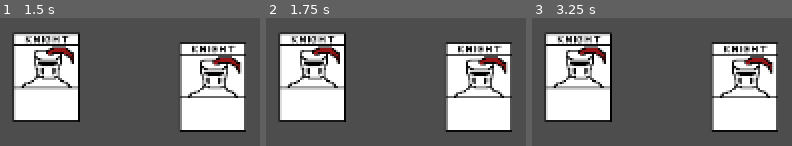
Above: before the commit, frames 1-3 (left to right).
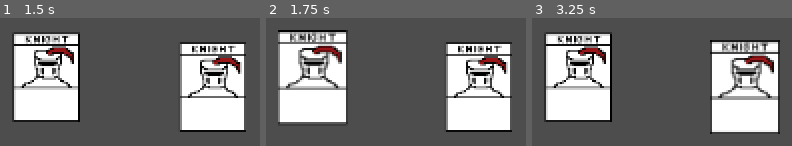
Above: after the commit, the same moments.

Repository: HeavensDivide/Card-Game
Game: Godot game, scene res://Main.tscn
Two runs of this game, one before a commit and one after it. Both use one fixed random seed, a clock stepped at 60 frames per second and the inputs below.
Inputs (mouse positions are in pixels of both pictures, inside the frame that each line leads up to):
- Up to frame 1 (1.5 s): tap Enter at 0.5 s; move the mouse to (outside the picture) at 0.52 s; click (outside the picture) at 0.67 s; tap Space at 1.25 s; drag from (outside the picture) to (46, 76) at 1.27 s
- Up to frame 2 (1.75 s): no input
- Up to frame 3 (3.25 s): tap Enter at 2 s; move the mouse to (outside the picture) at 2.02 s; click (outside the picture) at 2.17 s; tap Space at 2.75 s; drag from (outside the picture) to (745, 87) at 2.77 s

Frame 1 is identical in both runs. In frame 2, 7.7% of the frame differs, in the area x 4-32%, y 9-83%; in frame 3, 7.4%.

Commit message:
Card Hover
Theres a cool looking hover effect

Diff:
--- /dev/null
+++ b/Card.gd
@@ -0,0 +1,19 @@
+extends Node2D
+
+signal hovered
+signal hovered_off
+
+func _ready() -> void:
+	get_parent().connect_card_signals(self)
+
+
+func _process(delta: float) -> void:
+	pass
+
+func _on_area_2d_mouse_entered() -> void:
+	pass # Replace with function body.
+	emit_signal("hovered", self)
+
+func _on_area_2d_mouse_exited() -> void:
+	pass # Replace with function body.
+	emit_signal("hovered_off", self)
--- a/Card.tscn
+++ b/Card.tscn
@@ -1,11 +1,13 @@
-[gd_scene load_steps=3 format=3 uid="uid://blenoccdqo4r6"]
+[gd_scene load_steps=4 format=3 uid="uid://blenoccdqo4r6"]
 
 [ext_resource type="Texture2D" uid="uid://bui7vxbgstcbj" path="res://Knight1.png" id="1_dd2wi"]
+[ext_resource type="Script" uid="uid://bqfs3vtrvwvbb" path="res://Card.gd" id="1_hael8"]
 
 [sub_resource type="RectangleShape2D" id="RectangleShape2D_hael8"]
 size = Vector2(48, 64)
 
 [node name="Card" type="Node2D"]
+script = ExtResource("1_hael8")
 
 [node name="Sprite2D" type="Sprite2D" parent="."]
 texture = ExtResource("1_dd2wi")
@@ -14,3 +16,6 @@
 
 [node name="CollisionShape2D" type="CollisionShape2D" parent="Area2D"]
 shape = SubResource("RectangleShape2D_hael8")
+
+[connection signal="mouse_entered" from="Area2D" to="." method="_on_area_2d_mouse_entered"]
+[connection signal="mouse_exited" from="Area2D" to="." method="_on_area_2d_mouse_exited"]
--- a/CardManager.gd
+++ b/CardManager.gd
@@ -25,6 +25,27 @@
 		else:
 			card_being_dragged = null
 
+
+func connect_card_signals(card):
+	card.connect("hovered", on_hovered_over_card)
+	card.connect("hovered_off", on_hovered_off_card)
+
+
+
+func on_hovered_over_card(card):
+	highlight_card(card, true)
+
+func on_hovered_off_card(card):
+	highlight_card(card, false)
+
+func highlight_card(card, hovered):
+	if hovered:
+		card.scale = Vector2(1.05, 1.05)
+		card.z_index = 2
+	else:
+		card.scale = Vector2(1, 1)
+		card.z_index = 1
+
 func raycast_check_for_card():
 	var space_state = get_world_2d().direct_space_state
 	var parameters = PhysicsPointQueryParameters2D.new()
Not shown, added: Card.gd.uid
